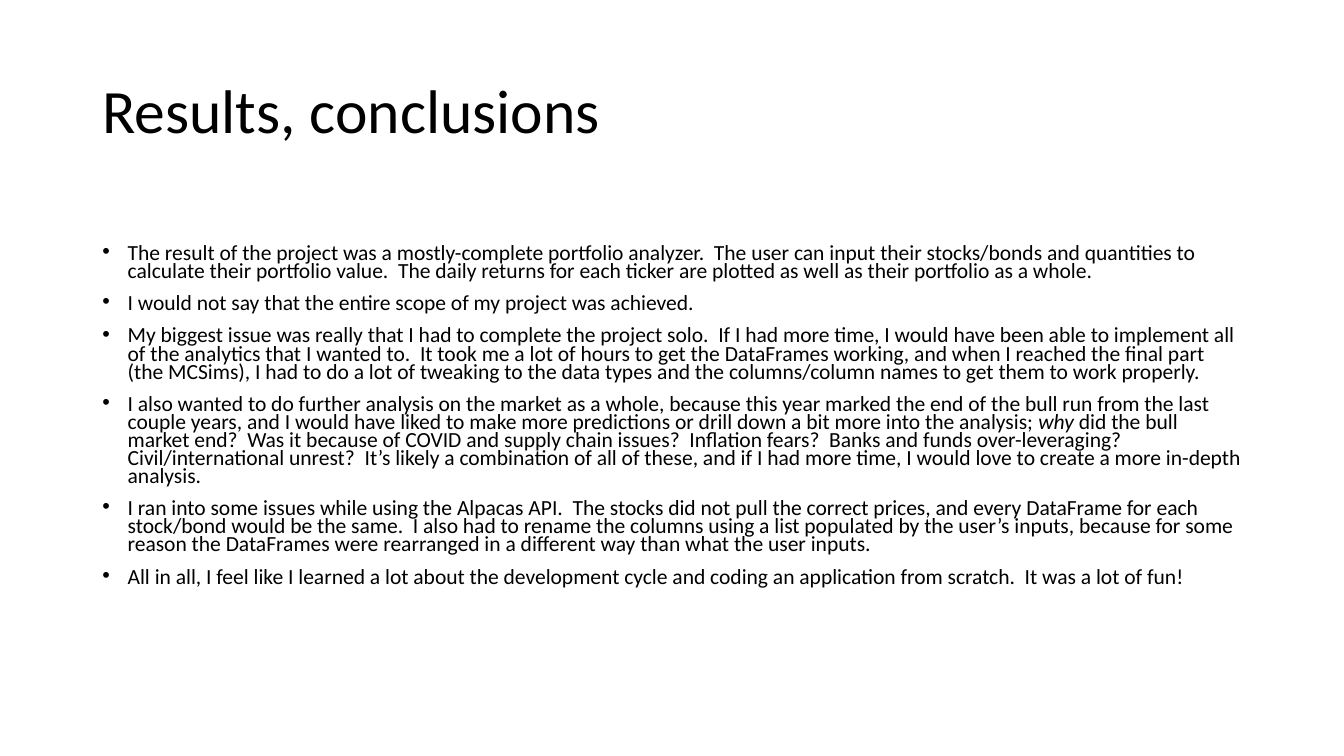
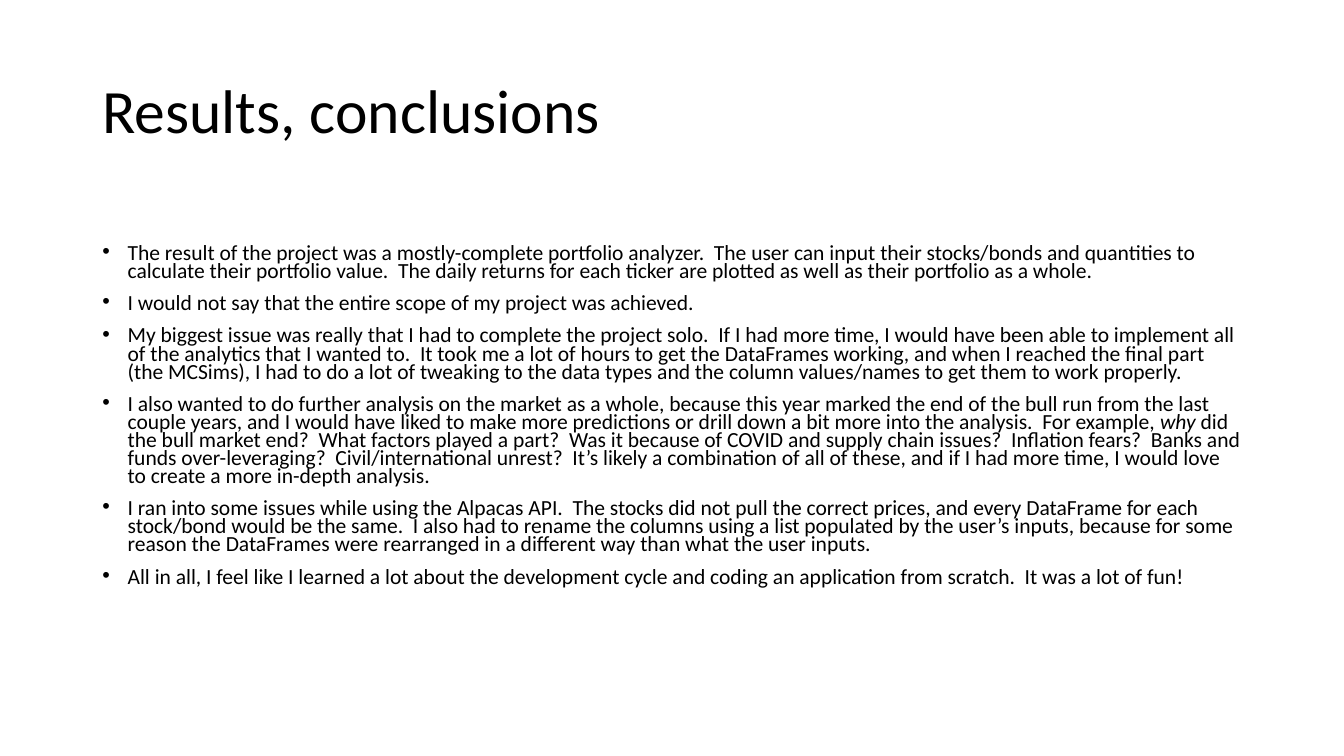
Before and after one commit to ghedrick76/Portfolio-Analyzer, a slide deck: slide 5 of Project_1_presentation.pptx (slide 6 before the commit). Drawn at 1344x756 pixels with LibreOffice and Linux fonts; fonts in the diff are those of the drawing. Boxes give left, top, right and bottom in pixels: in the first picture for what was removed or moved away, otherwise in the second. Text is boxed around its words. In the diff, an @@ line names an element or a change of style, - is before the commit and + after.

Commit message:
fixed 'portfolio value' plot, cleaned code for final submission

```diff
--- a/Project_1_presentation.pptx
+++ b/Project_1_presentation.pptx
@@ text at [128, 327, 1240, 487]: text changed @@
-• My biggest issue was really that I had to complete the project solo. If I had more time, I would have been able to implement all of the analytics that I wanted to. It took me a lot of hours to get the DataFrames working, and when I reached the final part (the MCSims), I had to do a lot of tweaking to the data types and the columns/column names to get them to work properly.
-• I also wanted to do further analysis on the market as a whole, because this year marked the end of the bull run from the last couple years, and I would have liked to make more predictions or drill down a bit more into the analysis; why did the bull market end? Was it because of COVID and supply chain issues? Inflation fears? Banks and funds over-leveraging? Civil/international unrest? It’s likely a combination of all of these, and if I had more time, I would love to create a more in-depth analysis.
+• My biggest issue was really that I had to complete the project solo. If I had more time, I would have been able to implement all of the analytics that I wanted to. It took me a lot of hours to get the DataFrames working, and when I reached the final part (the MCSims), I had to do a lot of tweaking to the data types and the column values/names to get them to work properly.
+• I also wanted to do further analysis on the market as a whole, because this year marked the end of the bull run from the last couple years, and I would have liked to make more predictions or drill down a bit more into the analysis. For example, why did the bull market end? What factors played a part? Was it because of COVID and supply chain issues? Inflation fears? Banks and funds over-leveraging? Civil/international unrest? It’s likely a combination of all of these, and if I had more time, I would love to create a more in-depth analysis.
```
Also in this commit, not shown: 1 slide removed, 2 other files.
